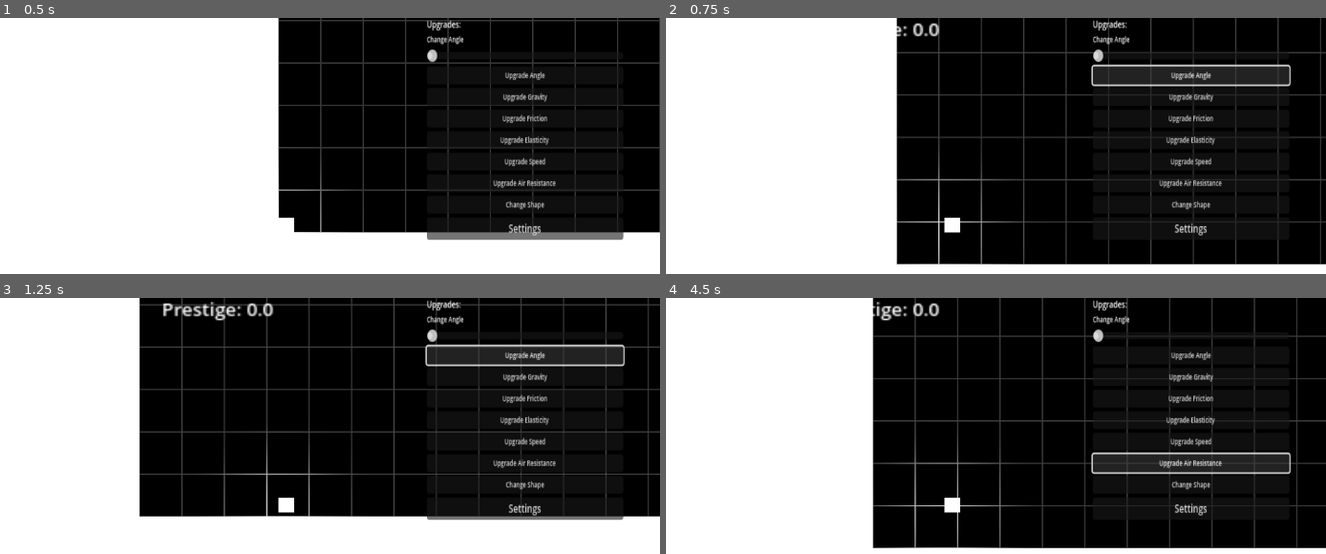
Above: before the commit, frames 1-4 (two rows, left to right).
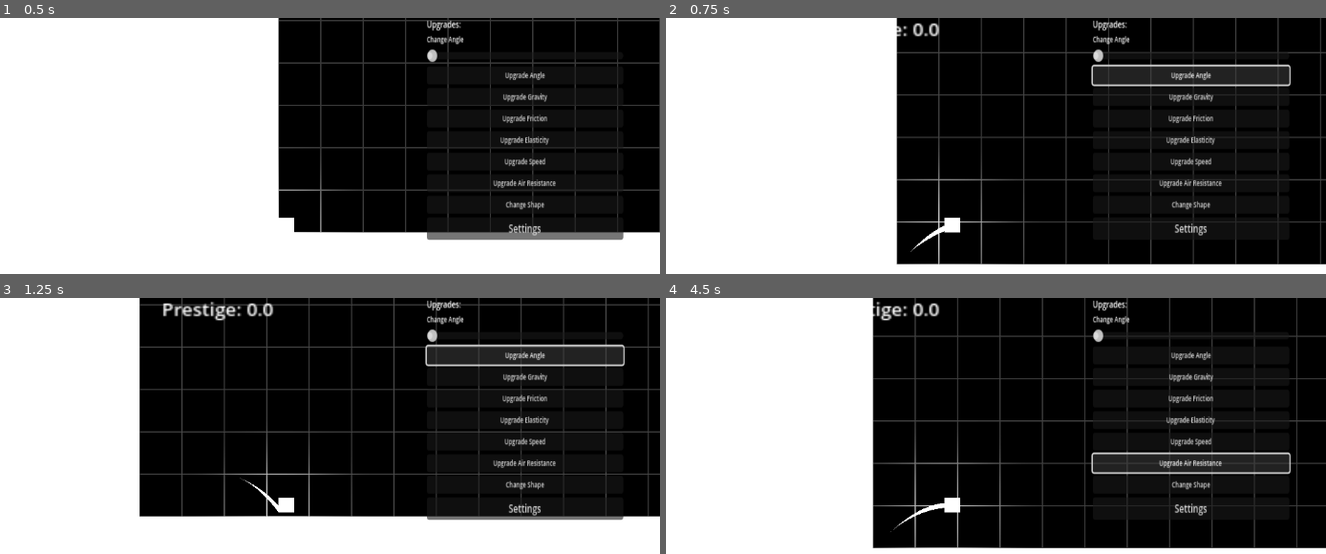
Above: after the commit, the same moments.

Repository: Lueegee1/Skr-t-Kast-Spil
Game: Godot game, scene res://main/root.tscn
Two runs of this game, one before a commit and one after it. Both use one fixed random seed, a clock stepped at 60 frames per second and the inputs below.
Inputs:
- Up to frame 1 (0.5 s): no input
- Up to frame 2 (0.75 s): click "Upgrade Angle" at 0.5 s
- Up to frame 3 (1.25 s): no input
- Up to frame 4 (4.5 s): click "Upgrade Gravity" at 1.25 s; click "Upgrade Friction" at 2 s; click "Upgrade Elasticity" at 2.75 s; click "Upgrade Speed" at 3.5 s; click "Upgrade Air Resistance" at 4.25 s

Frame 1 is identical in both runs. In frame 2, less than 0.1% of the frame differs, in the area x 37-43%, y 80-92%; in frame 3, less than 0.1%; in frame 4, 0.1%, in the area x 34-43%, y 80-92%.

Commit message:
Feat: added trail

Diff:
--- /dev/null
+++ b/main/Trail.gd
@@ -0,0 +1,26 @@
+extends Line2D
+class_name Trails
+
+var queue : Array
+@export var MAX_LENGTH : int
+var width_scaling=0.5
+
+func _process(_delta):
+	var pos = _get_position()
+
+	queue.push_back(pos)
+
+
+
+	if queue.size() > MAX_LENGTH:
+		queue.pop_front()
+
+	clear_points()
+
+
+	for point in queue:
+		add_point(point)
+	width = ((Global.Ball.linear_velocity).length())**width_scaling -4
+	width = clamp(width,0,40)
+func _get_position():
+	return Global.Ball.position - Vector2(569.0,-318.0) #Camera coords + slight correction
--- a/main/main.tscn
+++ b/main/main.tscn
@@ -1,12 +1,20 @@
-[gd_scene load_steps=13 format=3 uid="uid://pmrbuelgkrua"]
+[gd_scene load_steps=16 format=3 uid="uid://pmrbuelgkrua"]
 
 [ext_resource type="Script" uid="uid://dskg7hx4b5lr" path="res://main/Ui_And_Mainscript.gd" id="1_53q0u"]
 [ext_resource type="Script" uid="uid://bah7bqvk6ivwr" path="res://main/Background.gd" id="2_3wy1v"]
+[ext_resource type="Script" uid="uid://dsdsw1uvnp716" path="res://main/Trail.gd" id="2_67ri8"]
 [ext_resource type="Shader" uid="uid://bo8l0sgsycmsd" path="res://main/BackgroundShader.gdshader" id="2_kfbq2"]
 [ext_resource type="Script" uid="uid://c1vagnp7y22hl" path="res://main/BallMechanics.gd" id="2_pjrb6"]
 [ext_resource type="Script" uid="uid://dxurlyfv61set" path="res://main/Ground.gd" id="3_xwkvk"]
 [ext_resource type="Script" uid="uid://ede05gusyuy4" path="res://main/GroundCollision.gd" id="4_c651c"]
 [ext_resource type="Script" uid="uid://b42hswy45scj5" path="res://main/Inventory.gd" id="7_4dugh"]
+
+[sub_resource type="Curve" id="Curve_67ri8"]
+_data = [Vector2(1e-05, 0), 0.0, 0.0, 0, 0, Vector2(1, 0.59550565), 0.0, 0.0, 0, 0]
+point_count = 2
+
+[sub_resource type="Gradient" id="Gradient_grrlh"]
+offsets = PackedFloat32Array(0, 0.3219178)
 
 [sub_resource type="PhysicsMaterial" id="PhysicsMaterial_xwkvk"]
 friction = 0.5
@@ -138,6 +146,16 @@
 layout_mode = 2
 theme_override_font_sizes/font_size = 12
 text = "Settings"
+
+[node name="Line2D" type="Line2D" parent="."]
+position = Vector2(581, -329)
+width_curve = SubResource("Curve_67ri8")
+gradient = SubResource("Gradient_grrlh")
+joint_mode = 1
+begin_cap_mode = 2
+antialiased = true
+script = ExtResource("2_67ri8")
+MAX_LENGTH = 20
 
 [node name="LaunchSite" type="Node2D" parent="."]
 
Not shown, added: main/Trail.gd.uid
